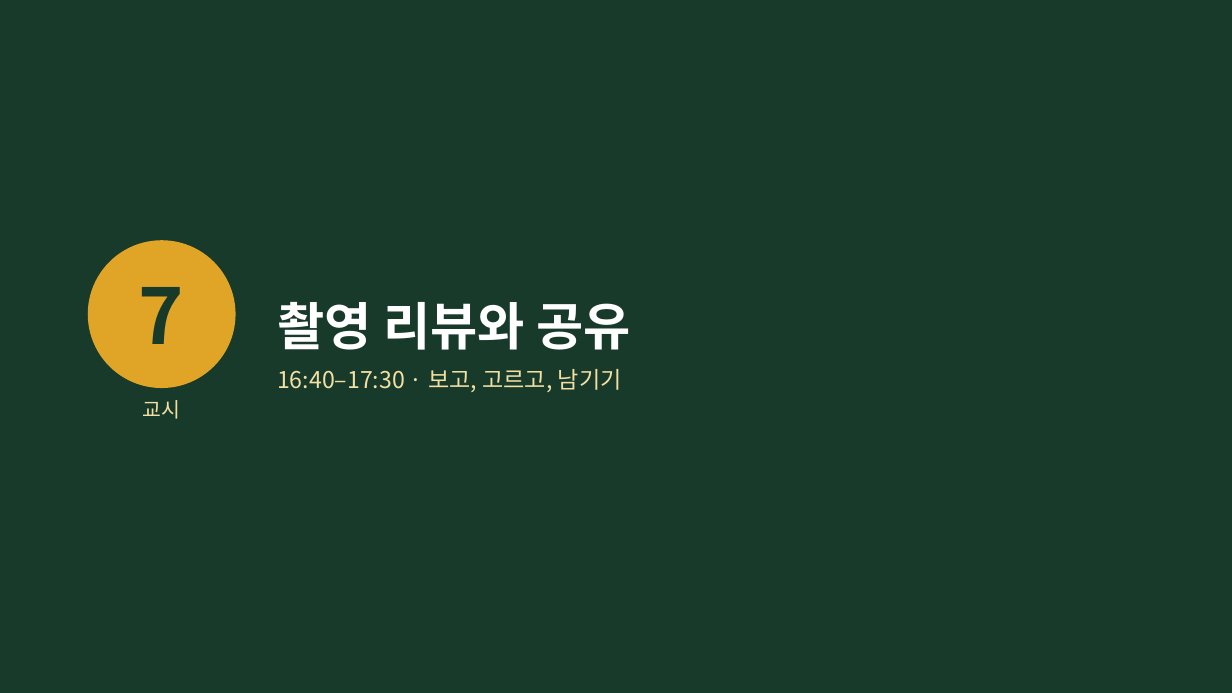
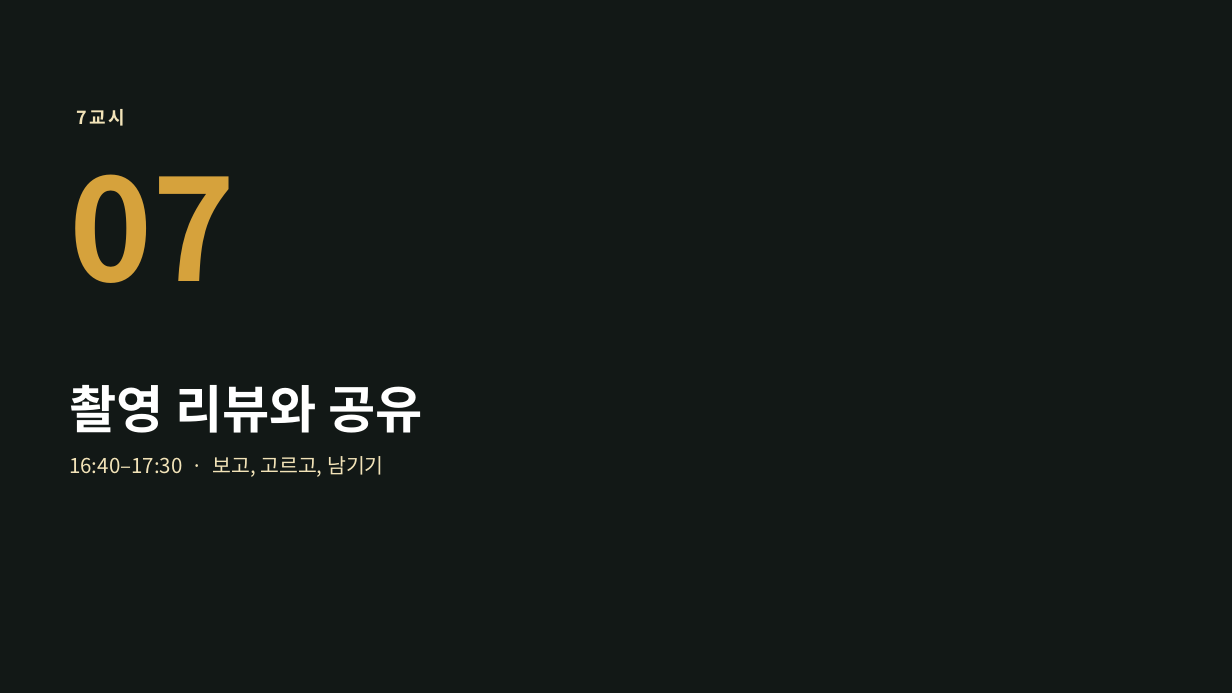
Before and after one commit to yujida/MARUBIT, a slide deck: slide 52 of lectures/01/1회차_보는눈_슬라이드.pptx (slide 49 before the commit). Drawn at 1232x693 pixels with LibreOffice and Linux fonts; fonts in the diff are those of the drawing; background and template pictures are left out. Boxes give left, top, right and bottom in pixels: in the first picture for what was removed or moved away, otherwise in the second. Text is boxed around its words. In the diff, an @@ line names an element or a change of style, - is before the commit and + after.

```diff
--- a/lectures/01/1회차_보는눈_슬라이드.pptx
+++ b/lectures/01/1회차_보는눈_슬라이드.pptx
@@ background #173A2B to picture (left out) @@
@@ text added at bbox=[77, 109, 126, 126], 14 pt, text #F2E3B8, bold @@
+7교시
@@ text added at bbox=[69, 174, 236, 283], 110 pt, text #D6A23C, bold @@
+07
@@ ellipse removed at bbox=[88, 240, 236, 388] @@
@@ text removed at bbox=[139, 287, 184, 344] @@
-7
@@ title "촬영 리뷰와 공유": place and size @@
-title "촬영 리뷰와 공유" at bbox=[277, 302, 630, 350]
+title "촬영 리뷰와 공유" at bbox=[69, 385, 422, 433]
@@ text removed at bbox=[143, 400, 181, 419] @@
-교시
@@ text "16:40–17:30 · 보고, 고르고, 남기기": place and size @@
-text "16:40–17:30 · 보고, 고르고, 남기기" at bbox=[277, 369, 622, 392]
+text "16:40–17:30 · 보고, 고르고, 남기기" at bbox=[69, 456, 384, 477]
@@ text "16:40–17:30 · 보고, 고르고, 남기기" at bbox=[69, 456, 384, 477]: size 18 to 16 pt, text colour #F3DFA2 to #F2E3B8 @@
```
Also in this commit, not shown: 47 other slides changed, 9 slides added, 6 slides removed, 11 other files.
